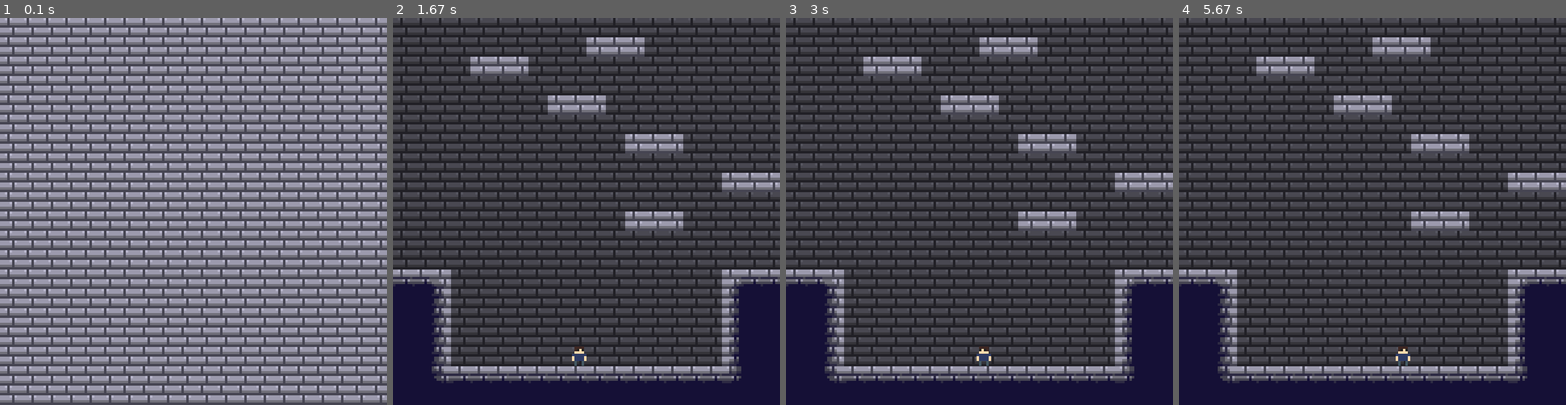
Above: before the commit, frames 1-4 (left to right).
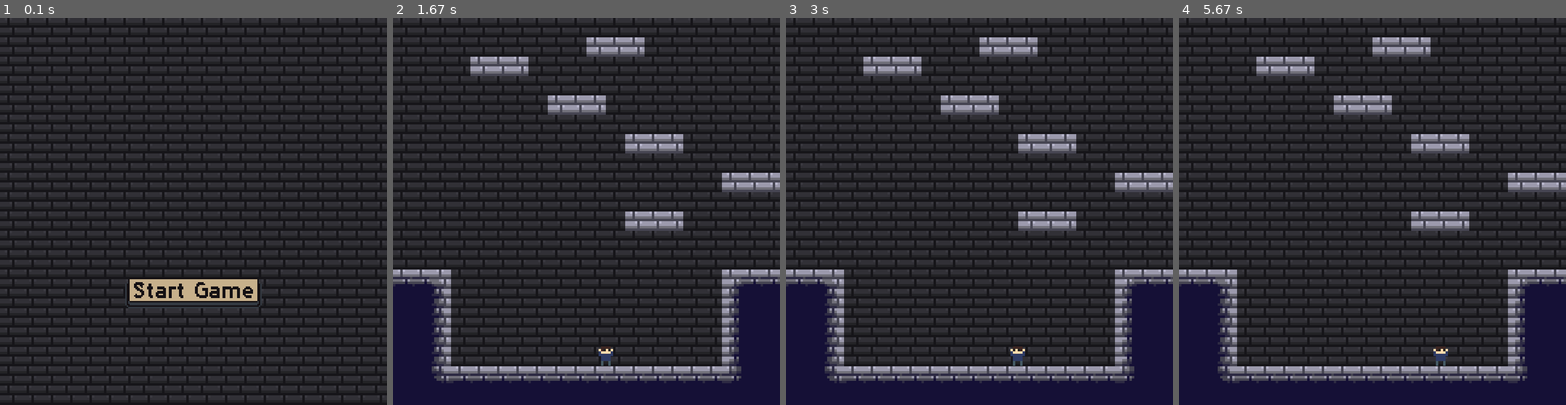
Above: after the commit, the same moments.

Repository: Maruselo/Pygame-Project
Game: pygame game, started from rowanquest.py
Two runs of this game, one before a commit and one after it. Both use one fixed random seed, a clock stepped at 60 frames per second and the inputs below.
Inputs (mouse positions are in pixels of both pictures, inside the frame that each line leads up to):
- Up to frame 1 (0.1 s): no input
- Up to frame 2 (1.67 s): press the mouse at (586, 292) at 0.37 s; move the mouse to (524, 223) at 0.47 s; release the mouse at (466, 153) at 0.6 s; hold O 0.67-1.13 s; hold Right 0.67-1.13 s; move the mouse to (466, 304) at 0.7 s; tap Space at 1.17, 1.57 s; hold Right from 1.5 s (still down); move the mouse to (447, 199) at 1.53 s
- Up to frame 3 (3 s): tap Space at 1.87, 2.07, 2.37, 2.57, 2.87 s; release Right at 1.97 s; hold Right 2-2.47 s; hold Left from 2.5 s (still down)
- Up to frame 4 (5.67 s): release Left at 3.03 s; hold Left 3.07-3.47 s; tap Space at 3.13, 3.43, 3.57, 3.87, 4.23, 4.53, 4.73, 5.03, 5.23, 5.53 s; hold Right 3.5-4.13 s; hold Left 4.17-4.63 s; hold Right 4.67-5.13 s; hold Right 5.17-5.63 s

The runs differ from the first frame. In frame 1, 100% of the frame differs, in the area x 0-100%, y 0-100%; in frame 2, 34%; in frame 3, 34%; in frame 4, 34%.

Commit message:
Add files via upload
Added sound effects
Added start button
Fixed spawn movement bug
Minor code tidying

Diff:
--- a/rowanquest.py
+++ b/rowanquest.py
@@ -1,4 +1,4 @@
-import pygame, sys, time
+import pygame, sys
 from pygame.locals import *
 
 
@@ -9,16 +9,17 @@
 PLAYERSIZEX = 30
 PLAYERSIZEY = 40
 SPAWNPOINT = (360, 680)
-RANGERATE = 0.15
+RANGERATE = 0.25
 MAXRANGE = 4
 JUMPRATE = -0.25
 MAXJUMP = -10
 GRAVITY = 0.25
 MAXGRAVITY = 10
-BOUNCERATE = -0.4
+BOUNCERATE = -0.5
 CRASHSTUN = 2
 
-BLUE = (0, 170, 255)
+SOUNDVOL = 0.4
+
 WHITE = (255, 255, 255)
 BLACK = (0, 0, 0)
 
@@ -28,9 +29,9 @@
 RIGHT = "right"
 
 def main():
-    global FPSCLOCK, DISPLAYSURF, BASICFONT, TILEMAP, animation_frames
-
-
+    global FPSCLOCK, DISPLAYSURF
+
+    pygame.mixer.pre_init(44100, -16, 2, 512)
     pygame.init()
     FPSCLOCK = pygame.time.Clock()
 
@@ -38,7 +39,14 @@
     pygame.display.set_caption("Rowan Quest")
     DISPLAYSURF.fill(BGCOLOR)
 
-    # BASICFONT = pygame.font.Font('freesansbold.tff', 18)
+    ## START SCREEN HERE ##
+    start_screen()
+
+    while True:
+        run_game()
+
+def run_game():
+    global animation_frames, TILEMAP
 
     TILESET = {'topleft':        pygame.image.load('tiles/platforms/topleft.png'),
                'top':            pygame.image.load('tiles/platforms/top.png'),
@@ -80,11 +88,19 @@
              1: load_background('bg0')
              }
 
+    SOUNDS = {'jump':   pygame.mixer.Sound('sound/jump.wav'),
+              'land':   pygame.mixer.Sound('sound/land.wav'),
+              'crash':  pygame.mixer.Sound('sound/crash.wav'),
+              'bounce': pygame.mixer.Sound('sound/bounce.wav')
+              }
+
+    for sound in SOUNDS.values():
+        sound.set_volume(SOUNDVOL)
+
     game_map, tiles = draw_map(MAPSET[0], BGSET[0])
     game_rect = game_map.get_rect()
     game_rect.center = (WINWIDTH / 2, WINHEIGHT / 2)
     DISPLAYSURF.blit(game_map, game_rect)
-
 
     animation_frames = {}
     animation_database = {'idle':   load_animation('animations/idle', [100, 10]),
@@ -95,7 +111,6 @@
                           'crash':  load_animation('animations/crash', [1])
                           }
 
-
     player = {'surface': None,
               'facing': LEFT,
               'x': SPAWNPOINT[0],
@@ -104,8 +119,7 @@
               'frame': 0,
              }
 
-    ## START SCREEN HERE ##
-    start_screen()
+    player['rect'] = pygame.Rect((player['x'], player['y'], PLAYERSIZEX, PLAYERSIZEY))
 
     flip = False
     moveLeft = False
@@ -115,17 +129,17 @@
     isCharging = False
     inAir = False
     hasBounced  = False
+    bounceSide = None
     hasCrashed = False
+    isSpawning = True
     crashTime = 0
     velocityX = 3
     velocityY = 0
     xrange = 0
     jumpPower = 0
     floor = 0
-    player['rect'] = pygame.Rect((player['x'], player['y'], PLAYERSIZEX, PLAYERSIZEY))
 
     while True:
-
         if player['rect'].colliderect(DISPLAYSURF.get_rect()) == 0:
             if player['rect'].y < 0:
                 floor += 1
@@ -160,6 +174,8 @@
             elif event.type == KEYDOWN:
                 if event.key == K_ESCAPE:
                     terminate()
+                elif event.key == K_o:
+                    option_screen()
                 if not hasCrashed:
                     if event.key in (K_LEFT, K_a):
                         moveLeft = True
@@ -191,6 +207,7 @@
                             isGrounded = False
                             isCharging = False
                             inAir = True
+                            SOUNDS['jump'].play()
 
         movement = [0, 0]
         if isCharging:
@@ -210,6 +227,7 @@
                 isCharging = False
                 inAir = True
                 jumpPower = 0
+                SOUNDS['jump'].play()
         elif isJumping:
             movement[0] += xrange
         elif isGrounded:
@@ -217,15 +235,13 @@
                 movement[0] += velocityX
             elif moveLeft:
                 movement[0] -= velocityX
-        elif inAir:
+        elif inAir and not isSpawning and not hasBounced:
             if flip:
-                movement[0] = 1
+                movement[0] += velocityX / 2
             else:
-                movement[0] = -1
-
+                movement[0] -= velocityX / 2
         if isGrounded and not isCharging:
             xrange = 0
-
         movement[1] += velocityY
         velocityY += GRAVITY
         if velocityY > MAXGRAVITY:
@@ -234,21 +250,20 @@
 
         if isCharging:
             player['action'], player['frame'] = change_action(player['action'], player['frame'], 'charge')
-
-        elif (inAir or isJumping) and not hasBounced:
+        elif (inAir or isJumping) and not hasBounced and not isSpawning:
             player['action'], player['frame'] = change_action(player['action'], player['frame'], 'jump')
-
         elif abs(movement[0]) > 0 and isGrounded:
             player['action'], player['frame'] = change_action(player['action'], player['frame'], 'walk')
-
-        elif movement[0] == 0 and not hasCrashed:
+        elif movement[0] == 0 and not hasCrashed and not hasBounced:
             player['action'], player['frame'] = change_action(player['action'], player['frame'], 'idle')
 
 
         player['rect'], collisions = move(player['rect'], movement, tiles)
-
         if collisions['bottom']:
+            if inAir and velocityY < MAXGRAVITY and not isSpawning:
+                SOUNDS['land'].play()
             if velocityY == MAXGRAVITY:
+                SOUNDS['crash'].play()
                 hasCrashed = True
                 moveLeft = False
                 moveRight = False
@@ -263,6 +278,8 @@
             isGrounded = True
             inAir = False
             hasBounced = False
+            bounceSide = None
+            isSpawning = False
             if player['facing'] == RIGHT:
                 flip = True
             elif player['facing'] == LEFT:
@@ -270,26 +287,33 @@
         else:
             inAir = True
             isGrounded = False
-
         if collisions['top']:
+            hasBounced = True
+            bounceSide = None
             velocityY = 1
-            xrange /= 2
+            xrange *= -BOUNCERATE
+            SOUNDS['bounce'].play()
+            player['action'], player['frame'] = change_action(player['action'], player['frame'], 'bounce')
         if collisions['left'] and inAir:
-                xrange *= BOUNCERATE
-                hasBounced = True
-                player['action'], player['frame'] = change_action(player['action'], player['frame'], 'bounce')
+            xrange *= BOUNCERATE
+            hasBounced = True
+            if bounceSide != LEFT:
+                SOUNDS['bounce'].play()
+                bounceSide = LEFT
+            player['action'], player['frame'] = change_action(player['action'], player['frame'], 'bounce')
         if collisions['right'] and inAir:
-                xrange *= BOUNCERATE
-                hasBounced = True
-                player['action'], player['frame'] = change_action(player['action'], player['frame'], 'bounce')
-        if collisions['border'] and inAir:
-                xrange *= BOUNCERATE
-                hasBounced = True
-                player['action'], player['frame'] = change_action(player['action'], player['frame'], 'bounce')
+            xrange *= BOUNCERATE
+            hasBounced = True
+            if bounceSide != RIGHT:
+                SOUNDS['bounce'].play()
+                bounceSide = RIGHT
+            player['action'], player['frame'] = change_action(player['action'], player['frame'], 'bounce')
 
 
         pygame.display.update()
         FPSCLOCK.tick(FPS)
+
+
 
 def terminate():
     pygame.quit()
@@ -297,12 +321,65 @@
 
 
 def start_screen():
-    titleImage = pygame.transform.scale(pygame.image.load('tiles/backgrounds/bg0.png'), [WINWIDTH, WINHEIGHT])
-    titleRect = titleImage.get_rect()
-    titleRect.topleft = (0, 0)
-
+    bgImage = pygame.transform.scale(pygame.image.load('tiles/backgrounds/bg0.png'), [WINWIDTH, WINHEIGHT])
+    bgImage.set_alpha(80)
+    bgRect = bgImage.get_rect()
+    bgRect.topleft = (0, 0)
+
+    startButton = draw_button(1)
+    buttonRect = startButton.get_rect()
+    buttonRect.center = (WINWIDTH / 2, (WINHEIGHT / 2) + 168)
     DISPLAYSURF.fill(BGCOLOR)
-    DISPLAYSURF.blit(titleImage, titleRect)
+    DISPLAYSURF.blit(bgImage, bgRect)
+    DISPLAYSURF.blit(startButton, buttonRect)
+    hovering = False
+    clicked = False
+
+    while True:
+        if clicked:
+            pygame.time.wait(300)
+            return
+
+        if not hovering:
+            DISPLAYSURF.fill(BGCOLOR)
+            DISPLAYSURF.blit(bgImage, bgRect)
+            DISPLAYSURF.blit(draw_button(1), buttonRect)
+
+        for event in pygame.event.get():
+            if event.type == QUIT:
+                terminate()
+            elif event.type == KEYDOWN:
+                if event.key == K_ESCAPE:
+                    terminate()
+            elif event.type == MOUSEMOTION:
+                mousex, mousey = event.pos
+                if buttonRect.collidepoint(mousex, mousey):
+                    hovering = True
+                    DISPLAYSURF.fill(BGCOLOR)
+                    DISPLAYSURF.blit(bgImage, bgRect)
+                    DISPLAYSURF.blit(draw_button(2), buttonRect)
+                else:
+                    hovering = False
+            elif event.type == MOUSEBUTTONDOWN:
+                if event.button == 1:
+                    mousex, mousey = event.pos
+                if buttonRect.collidepoint(mousex, mousey):
+                    DISPLAYSURF.fill(BGCOLOR)
+                    DISPLAYSURF.blit(bgImage, bgRect)
+                    DISPLAYSURF.blit(draw_button(3), buttonRect)
+                    clicked = True
+        pygame.display.update()
+        FPSCLOCK.tick(FPS)
+
+def draw_button(state):
+    button = pygame.image.load('tiles/buttons/StartButton' + str(state) + ".png").convert()
+    button.set_colorkey(BGCOLOR)
+
+    return button
+
+
+def option_screen():
+    pygame.draw.rect(DISPLAYSURF, WHITE, (200, 200, 400, 200))
 
     while True:
         for event in pygame.event.get():
@@ -316,6 +393,7 @@
         pygame.display.update()
         FPSCLOCK.tick(FPS)
 
+
 def load_map(path):
     map_file = open('tilemaps/' + path + ".txt", 'r')
     map_data = map_file.read()
@@ -333,7 +411,6 @@
     return bgScaled
 
 def load_animation(path, frame_durations):
-    global animation_frames
     animation_name = path.split('/')[-1]
     animation_frame_data = []
     n = 0
@@ -343,7 +420,6 @@
         animation_image = pygame.image.load(img_loc).convert()
         animation_image.set_colorkey(WHITE)
         animation_frames[animation_frame_id] = animation_image.copy()
-
         for i in range(frame):
             animation_frame_data.append(animation_frame_id)
         n += 1
@@ -356,11 +432,10 @@
     mapSurf = pygame.Surface((mapSurfWidth, mapSurfHeight))
     mapSurf.fill(BGCOLOR)
 
-    background.set_alpha(120)
+    background.set_alpha(80)
     bgRect = background.get_rect()
     mapSurf.blit(background, bgRect)
     tiles = []
-
     for y in range(len(tilemap)):
         for x in range(len(tilemap)):
            tileRect = pygame.Rect((x * TILESIZE, y * TILESIZE, TILESIZE, TILESIZE))
@@ -382,7 +457,6 @@
 
 def collision_test(rect, tiles):
     collisions = []
-
     for tile in tiles:
         if rect.colliderect(tile):
             collisions.append(tile)
@@ -390,19 +464,17 @@
     return collisions
 
 
-
 def move(rect, movement, tiles):
-    collision_types = {'top': False, 'bottom': False, 'left': False, 'right': False, 'border': False}
+    collision_types = {'top': False, 'bottom': False, 'left': False, 'right': False}
 
     rect.x += movement[0]
     collisions = collision_test(rect, tiles)
     if rect.left <= 0:
         rect.left = 0
-        collision_types['border'] = True
+        collision_types['left'] = True
     elif rect.right >= WINWIDTH:
         rect.right = WINWIDTH
-        collision_types['border'] = True
-
+        collision_types['right'] = True
     for tile in collisions:
         if movement[0] > 0:
             rect.right = tile.left
Binary file changed: animations/crash/crash0.png
Binary file changed: animations/jump/jump0.png
Binary file added: tiles/buttons/StartButton1.png
Binary file added: tiles/buttons/StartButton2.png
Binary file added: tiles/buttons/StartButton3.png
Not shown, added: sound/bounce.wav
Not shown, added: sound/crash.wav
Not shown, added: sound/jump.wav
Not shown, added: sound/land.wav
